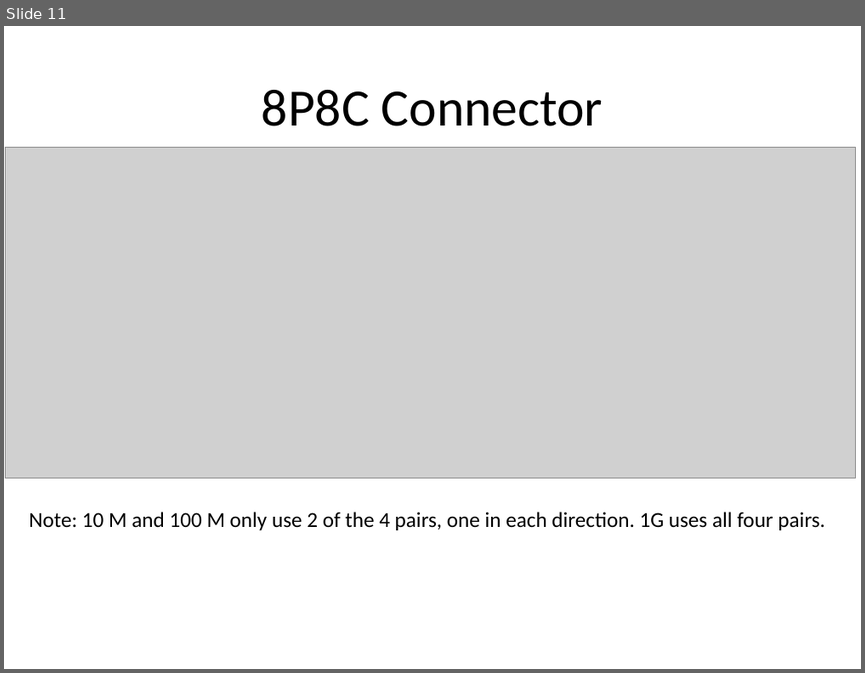
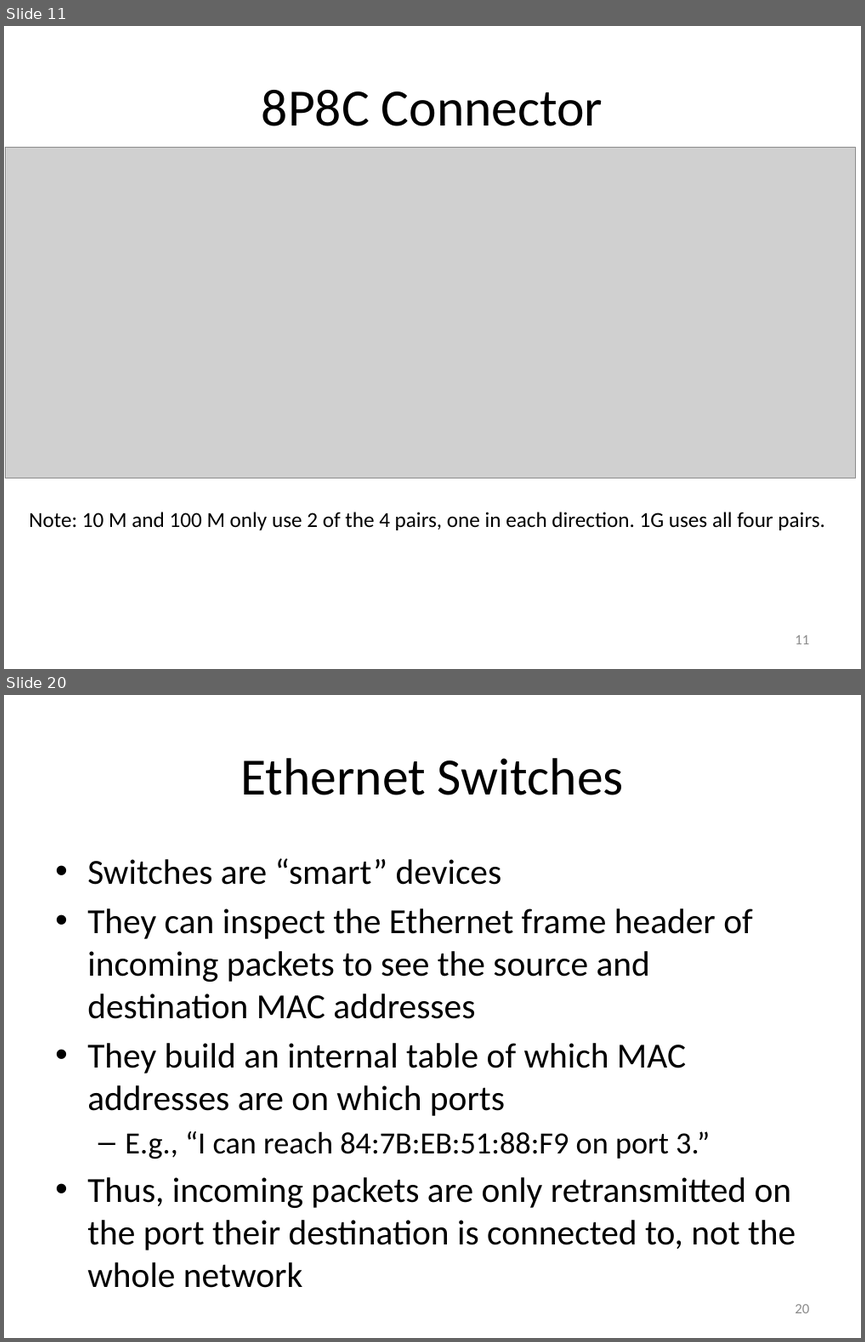
Before and after one commit to carlosgj/FRC-Training, a slide deck: Networking Basics.pptx. Shown one above the other, each under a label of ours: slide 11 before the commit, slides 11 and 20 after it; the slides between them are not shown. The pictures are 865x673 and 865x1342 pixels, drawn with LibreOffice and Linux fonts; fonts in the diff are those of the drawing; grey boxes stand for pictures. Boxes give left, top, right and bottom in pixels: in the first picture for what was removed or moved away, otherwise in the second. Text is boxed around its words. In the diff, an @@ line names an element or a change of style, - is before the commit and + after.

```diff
--- a/Networking Basics.pptx
+++ b/Networking Basics.pptx
@@ slide 20 added at bbox=[4, 695, 861, 1338], background #FFFFFF @@
@@ title added at bbox=[240, 758, 624, 795], 44 pt, text #000000 @@
+Ethernet Switches
@@ text added at bbox=[87, 858, 795, 1287], 29.6 pt, text #000000 @@
+• Switches are “smart” devices
+• They can inspect the Ethernet frame header of incoming packets to see the source and destination MAC addresses
+• They build an internal table of which MAC addresses are on which ports
+  – E.g., “I can reach 84:7B:EB:51:88:F9 on port 3.”
+• Thus, incoming packets are only retransmitted on the port their destination is connected to, not the whole network
@@ page number added at bbox=[794, 1304, 809, 1313], 12 pt, text #8C8C8C @@
+20
@@ slide 11 changed as well @@
@@ page number added at bbox=[794, 635, 809, 644], 12 pt, text #8C8C8C @@
+11
```
Also in this commit, not shown: 10 other slides changed, 48 other slides added.
